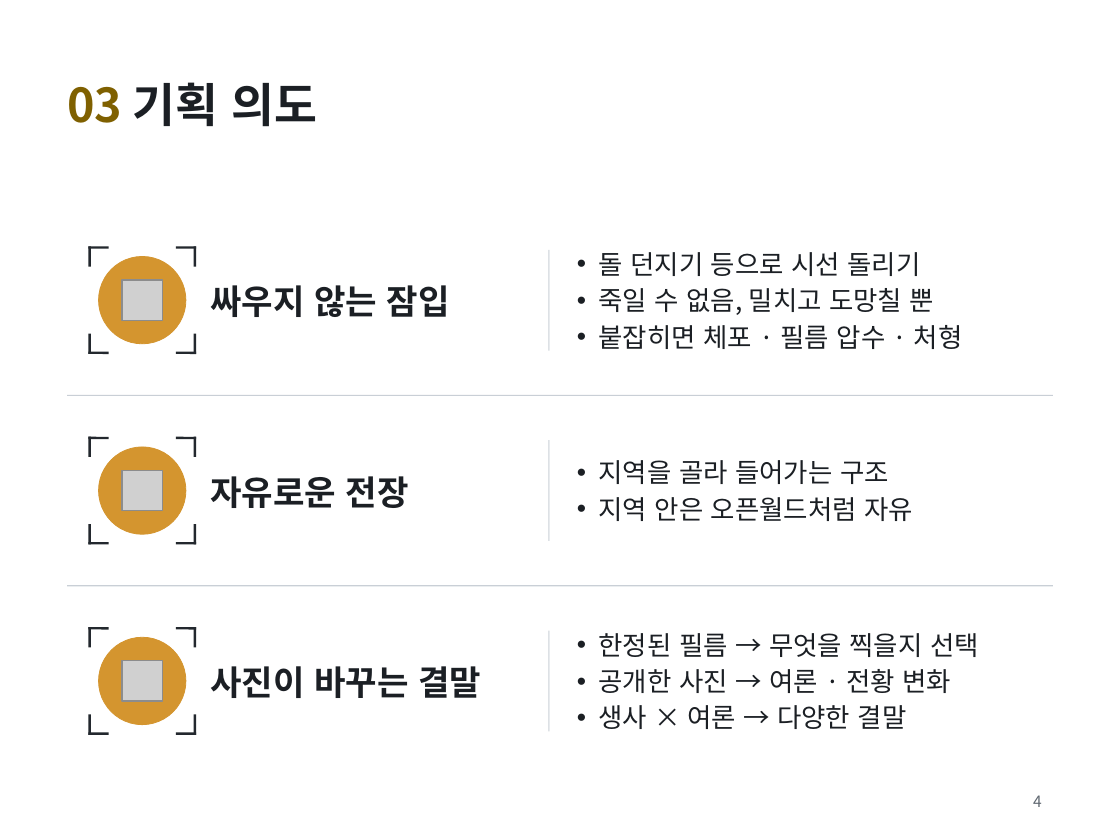
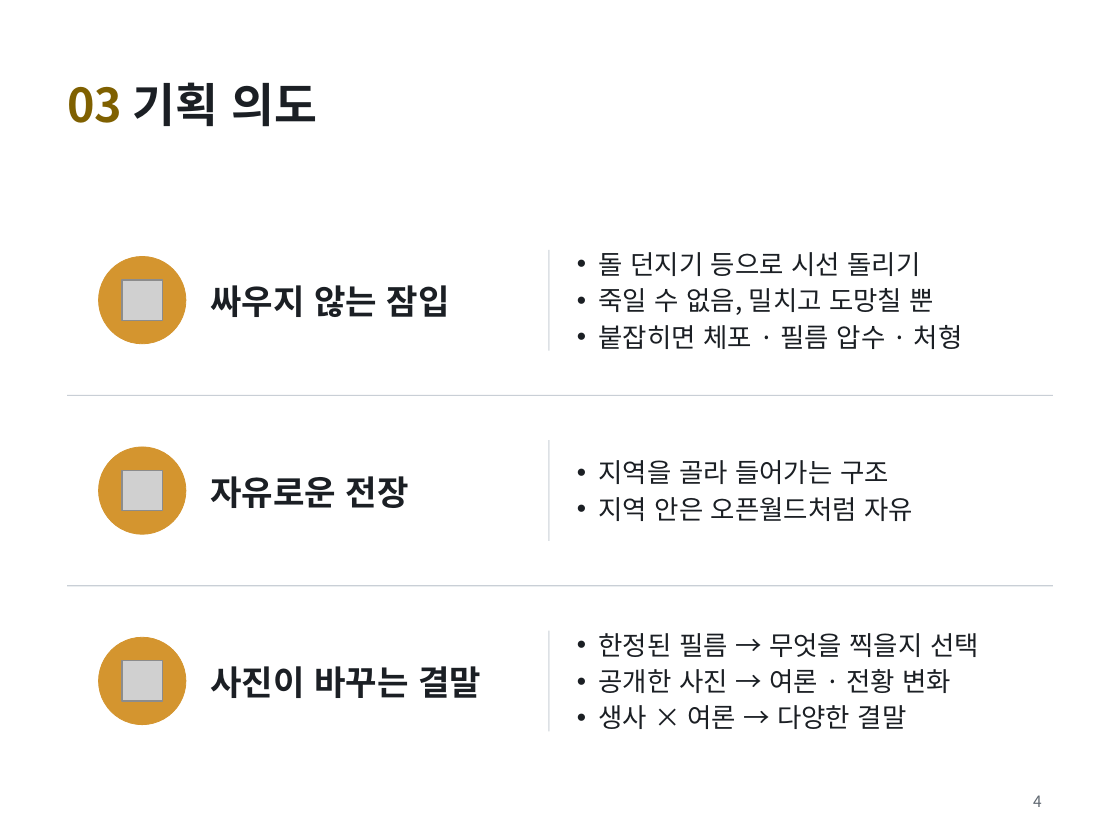
Before and after one commit to golgold/unitybasic, a slide deck: slide 4 of 기획/김민우_게임_FRAME UNDER FIRE.pptx. Drawn at 1120x840 pixels with LibreOffice and Linux fonts; fonts in the diff are those of the drawing; grey boxes stand for pictures. Boxes give left, top, right and bottom in pixels: in the first picture for what was removed or moved away, otherwise in the second. Text is boxed around its words. In the diff, an @@ line names an element or a change of style, - is before the commit and + after.

```diff
--- a/기획/김민우_게임_FRAME UNDER FIRE.pptx
+++ b/기획/김민우_게임_FRAME UNDER FIRE.pptx
@@ line removed from (90, 248) to (108, 248) @@
@@ line removed from (90, 248) to (90, 265) @@
@@ line removed from (177, 248) to (195, 248) @@
@@ line removed from (195, 248) to (195, 265) @@
@@ line removed from (90, 353) to (108, 353) @@
@@ line removed from (90, 335) to (90, 353) @@
@@ line removed from (177, 353) to (195, 353) @@
@@ line removed from (195, 335) to (195, 353) @@
@@ line removed from (90, 438) to (108, 438) @@
@@ line removed from (90, 438) to (90, 456) @@
@@ line removed from (177, 438) to (195, 438) @@
@@ line removed from (195, 438) to (195, 456) @@
@@ line removed from (90, 525) to (90, 543) @@
@@ line removed from (195, 525) to (195, 543) @@
@@ line removed from (90, 543) to (108, 543) @@
@@ line removed from (177, 543) to (195, 543) @@
@@ line removed from (90, 628) to (108, 628) @@
@@ line removed from (90, 628) to (90, 646) @@
@@ line removed from (177, 628) to (195, 628) @@
@@ line removed from (195, 628) to (195, 646) @@
@@ line removed from (90, 716) to (90, 734) @@
@@ line removed from (195, 716) to (195, 734) @@
@@ line removed from (90, 734) to (108, 734) @@
@@ line removed from (177, 734) to (195, 734) @@
```
Also in this commit, not shown: 7 other slides changed.
